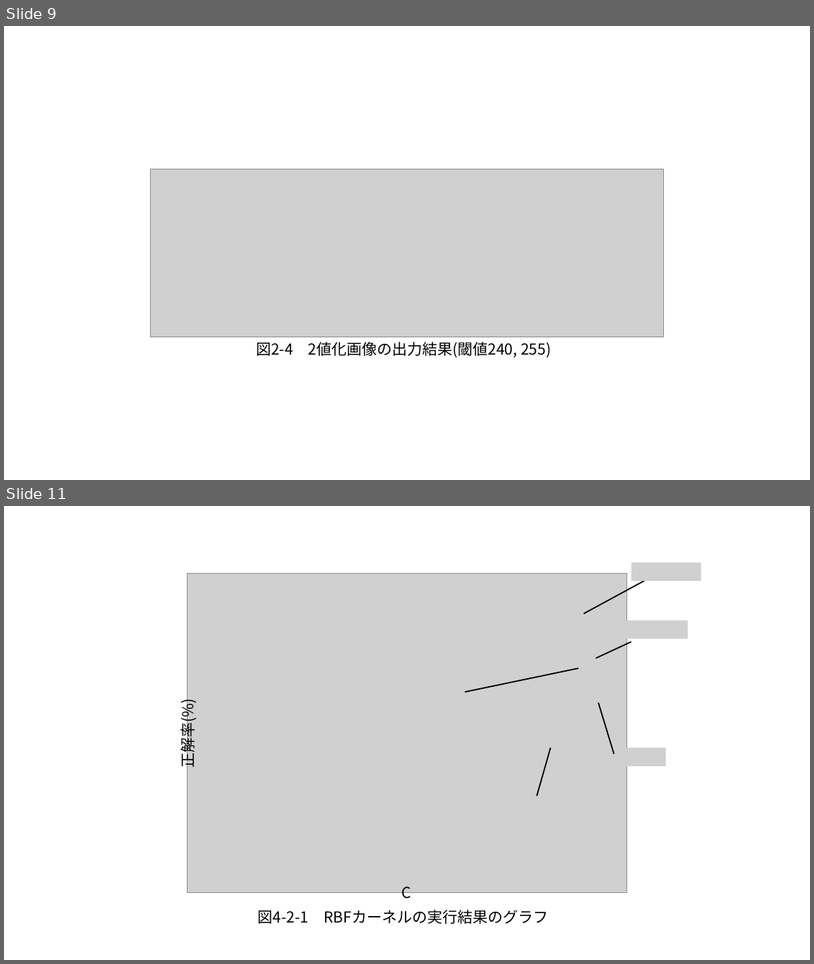
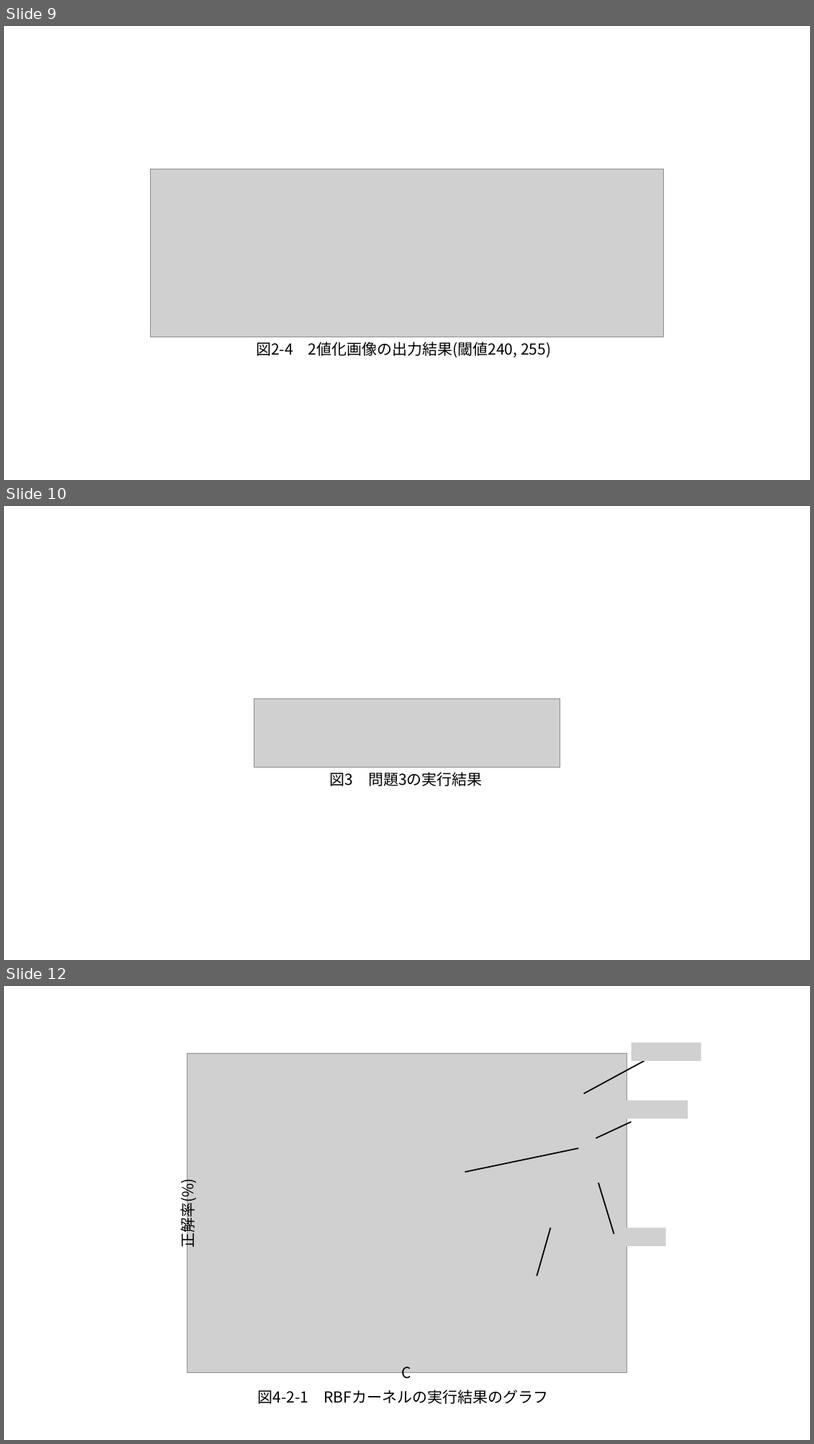
Before and after one commit to Ebichan610/univ_prog_experiment_project, a slide deck: latex/lec5/report_2412747_5.pptx. Shown one above the other, each under a label of ours: slides 9 and 11 before the commit, slides 9, 10 and 12 after it; the slides between them are not shown. The pictures are 814x964 and 814x1444 pixels, drawn with LibreOffice and Linux fonts; fonts in the diff are those of the drawing; grey boxes stand for pictures. Boxes give left, top, right and bottom in pixels: in the first picture for what was removed or moved away, otherwise in the second. Text is boxed around its words. In the diff, an @@ line names an element or a change of style, - is before the commit and + after.

```diff
--- a/latex/lec5/report_2412747_5.pptx
+++ b/latex/lec5/report_2412747_5.pptx
@@ slide 10 added at [4,506,810,960], background #FFFFFF @@
@@ picture added at [254,699,561,767] @@
@@ text added at [330,772,483,786], 18 pt, text #000000 @@
+図3 問題3の実行結果
@@ what was slide 11 is now slide 12 @@
```
Also in this commit, not shown: 2 other slides added, 1 slide removed, 2 other files.
